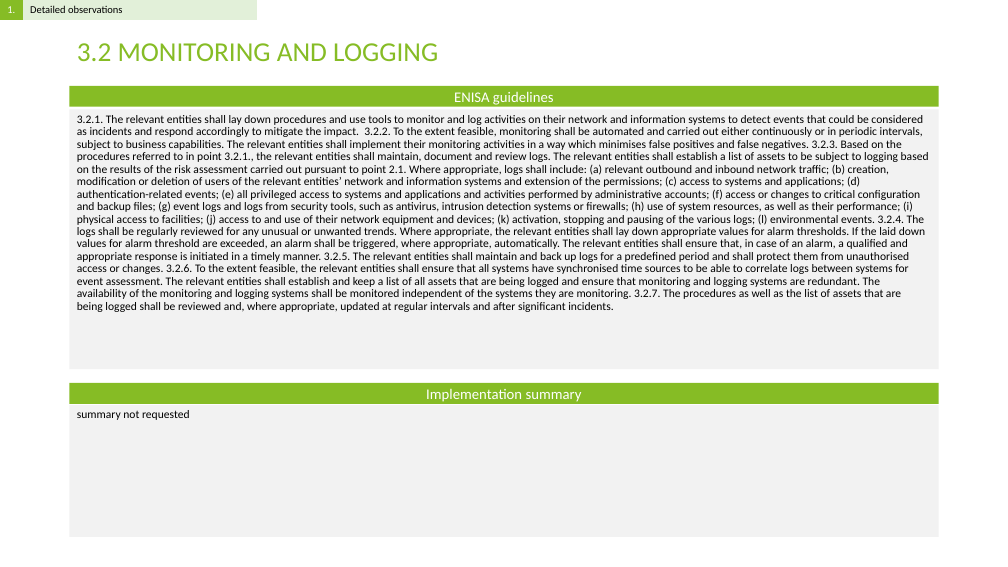
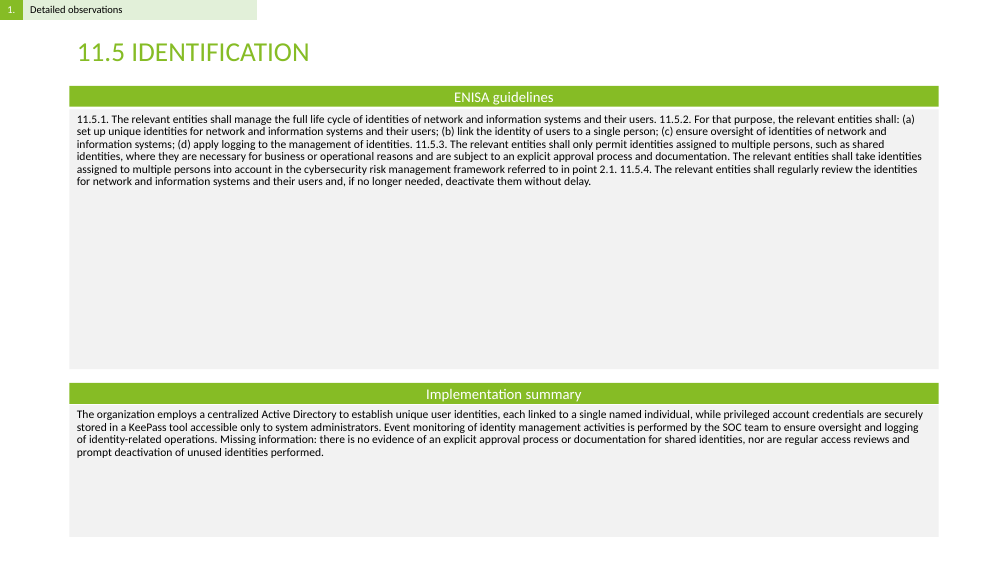
Before and after one commit to Rokas01/tprm, a slide deck: slide 10 of filename.pptx (slide 14 before the commit). Drawn at 1008x567 pixels with LibreOffice and Linux fonts; fonts in the diff are those of the drawing. Boxes give left, top, right and bottom in pixels: in the first picture for what was removed or moved away, otherwise in the second. Text is boxed around its words. In the diff, an @@ line names an element or a change of style, - is before the commit and + after.

```diff
--- a/filename.pptx
+++ b/filename.pptx
@@ title at box(77, 43, 309, 61): text changed @@
-3.2 MONITORING AND LOGGING
+11.5 IDENTIFICATION
@@ text at box(77, 114, 922, 187): text changed @@
-3.2.1. The relevant entities shall lay down procedures and use tools to monitor and log activities on their network and information systems to detect events that could be considered as incidents and respond accordingly to mitigate the impact. 3.2.2. To the extent feasible, monitoring shall be automated and carried out either continuously or in periodic intervals, subject to business capabilities. The relevant entities shall implement their monitoring activities in a way which minimises false positives and false negatives. 3.2.3. Based on the procedures referred to in point 3.2.1., the relevant entities shall maintain, document and review logs. The relevant entities shall establish a list of assets to be subject to logging based on the results of the risk assessment carried out pursuant to point 2.1. Where appropriate, logs shall include: (a) relevant outbound and inbound network traffic; (b) creation, modification or deletion of users of the relevant entities’ network and information systems and extension of the permissions; (c) access to systems and applications; (d) authentication-related events; (e) all privileged access to systems and applications and activities performed by administrative accounts; (f) access or changes to critical configuration and backup files; (g) event logs and logs from security tools, such as antivirus, intrusion detection systems or firewalls; (h) use of system resources, as well as their performance; (i) physical access to facilities; (j) access to and use of their network equipment and devices; (k) activation, stopping and pausing of the various logs; (l) environmental events. 3.2.4. The logs shall be regularly reviewed for any unusual or unwanted trends. Where appropriate, the relevant entities shall lay down appropriate values for alarm thresholds. If the laid down values for alarm threshold are exceeded, an alarm shall be triggered, where appropriate, automatically. The relevant entities shall ensure that, in case of an alarm, a qualified and appropriate response is initiated in a timely manner. 3.2.5. The relevant entities shall maintain and back up logs for a predefined period and shall protect them from unauthorised access or changes. 3.2.6. To the extent feasible, the relevant entities shall ensure that all systems have synchronised time sources to be able to correlate logs between systems for event assessment. The relevant entities shall establish and keep a list of all assets that are being logged and ensure that monitoring and logging systems are redundant. The availability of the monitoring and logging systems shall be monitored independent of the systems they are monitoring. 3.2.7. The procedures as well as the list of assets that are being logged shall be reviewed and, where appropriate, updated at regular intervals and after significant incidents.
+11.5.1. The relevant entities shall manage the full life cycle of identities of network and information systems and their users. 11.5.2. For that purpose, the relevant entities shall: (a) set up unique identities for network and information systems and their users; (b) link the identity of users to a single person; (c) ensure oversight of identities of network and information systems; (d) apply logging to the management of identities. 11.5.3. The relevant entities shall only permit identities assigned to multiple persons, such as shared identities, where they are necessary for business or operational reasons and are subject to an explicit approval process and documentation. The relevant entities shall take identities assigned to multiple persons into account in the cybersecurity risk management framework referred to in point 2.1. 11.5.4. The relevant entities shall regularly review the identities for network and information systems and their users and, if no longer needed, deactivate them without delay.
@@ text at box(77, 410, 923, 458): text changed @@
-summary not requested
+The organization employs a centralized Active Directory to establish unique user identities, each linked to a single named individual, while privileged account credentials are securely stored in a KeePass tool accessible only to system administrators. Event monitoring of identity management activities is performed by the SOC team to ensure oversight and logging of identity-related operations. Missing information: there is no evidence of an explicit approval process or documentation for shared identities, nor are regular access reviews and prompt deactivation of unused identities performed.
```
Also in this commit, not shown: 10 other slides changed, 3 slides added, 89 slides removed, 3 other files.
